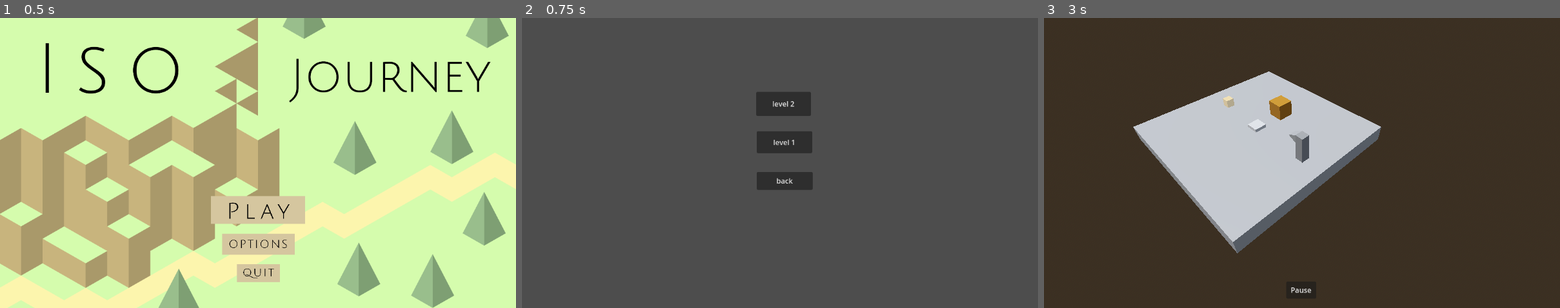
Above: before the commit, frames 1-3 (left to right).
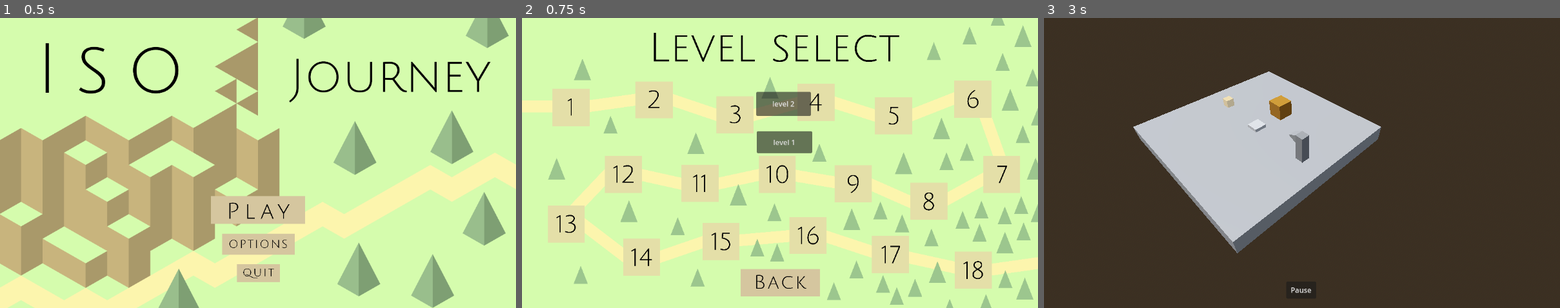
Above: after the commit, the same moments.

Repository: Jnight1104/Iso-Journey
Game: Godot game, scene res://Scenes/Main_menu.tscn
Same seed, same stepped clock (60 frames per second), same inputs: the game is played once before the commit and once after it. The project has no main scene, so this scene is started directly.
Inputs (mouse positions are in pixels of both pictures, inside the frame that each line leads up to; where the layout moved, square brackets give the same spot in the first picture):
- Up to frame 1 (0.5 s): no input
- Up to frame 2 (0.75 s): click (780, 209) at 0.5 s
- Up to frame 3 (3 s): click (1302, 281) [1307, 180] at 1.25 s; click (1302, 209) at 2 s; click "level 1" at 2.75 s

Frame 1 is identical in both runs. In frame 2, 100% of the frame differs, in the area x 0-100%, y 0-100%; in frame 3, nothing differs.

Commit message:
Began inplementing level select screen UI

Diff:
--- a/Scenes/Level_select_menu.tscn
+++ b/Scenes/Level_select_menu.tscn
@@ -1,6 +1,8 @@
-[gd_scene load_steps=2 format=3 uid="uid://8xdhcn3yaegd"]
+[gd_scene load_steps=4 format=3 uid="uid://8xdhcn3yaegd"]
 
 [ext_resource type="Script" path="res://Scripts/level_select_menu.gd" id="1_8sitd"]
+[ext_resource type="Texture2D" uid="uid://ce5pnplhlskdt" path="res://Assets/Level select screen.png" id="2_w7y7j"]
+[ext_resource type="Texture2D" uid="uid://ymyod8prhn8p" path="res://Assets/Back button.png" id="3_ykujf"]
 
 [node name="Control" type="Control"]
 layout_mode = 3
@@ -10,6 +12,11 @@
 grow_horizontal = 2
 grow_vertical = 2
 script = ExtResource("1_8sitd")
+
+[node name="Background" type="Sprite2D" parent="."]
+position = Vector2(576, 324)
+scale = Vector2(0.15, 0.15)
+texture = ExtResource("2_w7y7j")
 
 [node name="Level_1" type="Button" parent="."]
 layout_mode = 0
@@ -29,12 +36,16 @@
 
 [node name="Back" type="Button" parent="."]
 layout_mode = 0
-offset_left = 524.0
-offset_top = 344.0
-offset_right = 649.0
-offset_bottom = 384.0
-text = "back"
+offset_left = 486.61
+offset_top = 560.0
+offset_right = 1670.61
+offset_bottom = 976.0
+scale = Vector2(0.151, 0.151)
+icon = ExtResource("3_ykujf")
+flat = true
 
 [connection signal="button_up" from="Level_1" to="." method="_level_1_pressed"]
 [connection signal="button_up" from="Level_2" to="." method="_level_2_pressed"]
 [connection signal="button_up" from="Back" to="." method="_back_button_pressed"]
+[connection signal="mouse_entered" from="Back" to="." method="_back_mouse_entered"]
+[connection signal="mouse_exited" from="Back" to="." method="_back_mouse_exited"]
--- a/Scripts/level_select_menu.gd
+++ b/Scripts/level_select_menu.gd
@@ -1,10 +1,13 @@
 extends Control
 
 @onready var global = get_node("/root/Global")
+const TRANSPARENT : Color = Color(1, 1, 1, 1)
+const DARKENED : Color = Color(0.9, 0.9, 0.9, 1)
+
 
 # Called when the node enters the scene tree for the first time.
 func _ready():
-	pass # Replace with function body.
+	$Back.set_modulate(TRANSPARENT)
 
 
 # Begins level 1 when it is pressed
@@ -21,3 +24,11 @@
 # Navigation back to main menu when back is pressed
 func _back_button_pressed():
 	get_tree().change_scene_to_file("res://Scenes/Main_menu.tscn")
+
+
+func _back_mouse_entered():
+	$Back.set_modulate(DARKENED)
+
+
+func _back_mouse_exited():
+	$Back.set_modulate(TRANSPARENT)
